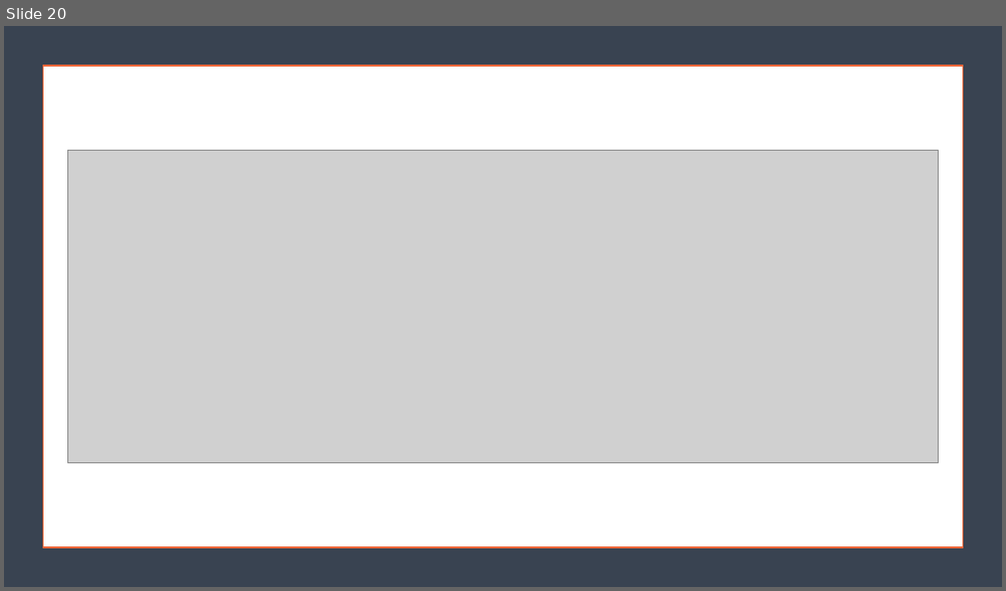
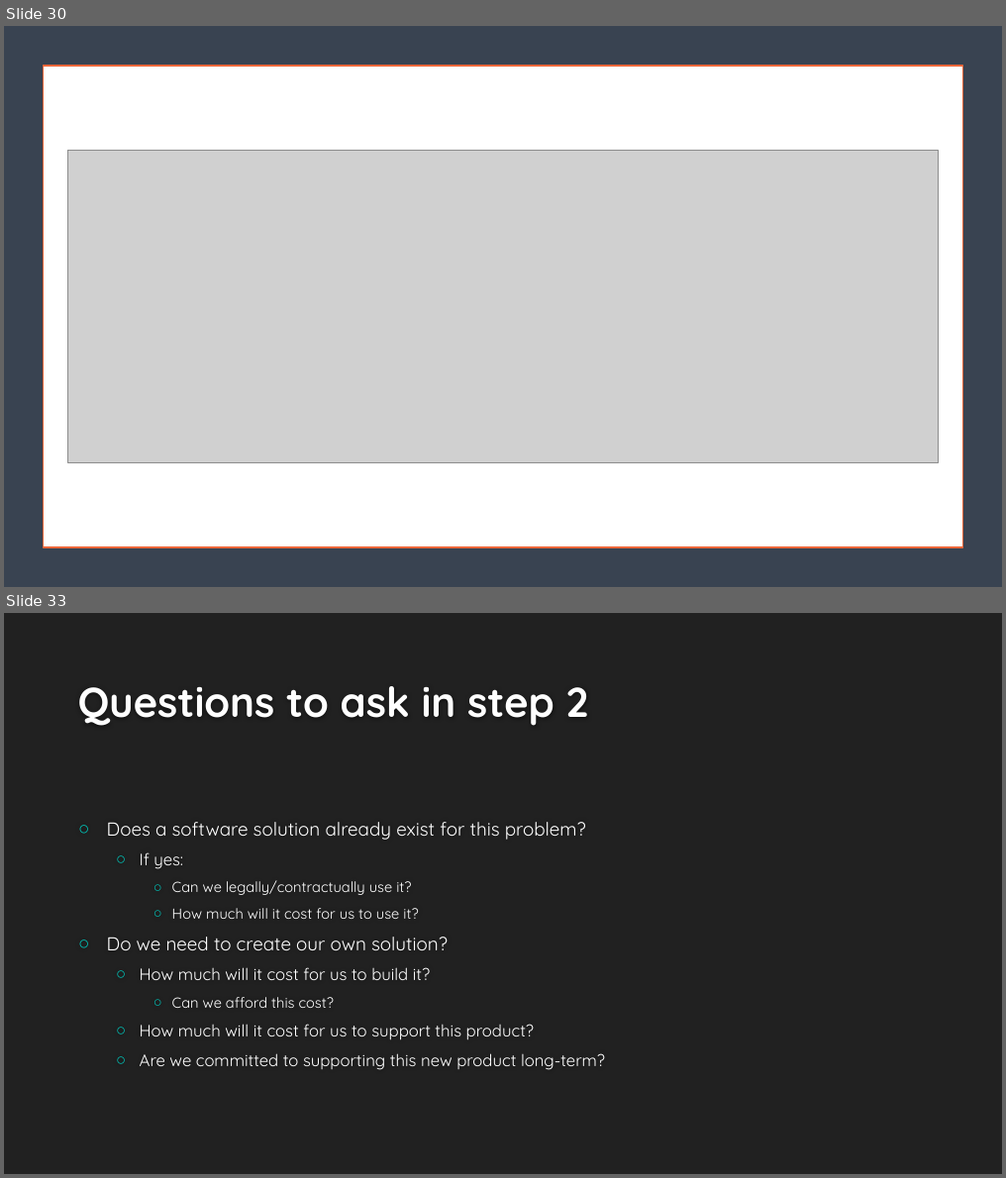
Before and after one commit to hexa-decim8/ISBPM, a slide deck: Class_Materials/Week_3/Day_1/ISBPM w3d1.pptx. Shown one above the other, each under a label of ours: slide 20 before the commit, slides 30 and 33 after it; the slides between them are not shown. The pictures are 1006x591 and 1006x1178 pixels, drawn with LibreOffice and Linux fonts; fonts in the diff are those of the drawing; grey boxes stand for pictures; background and template pictures are left out. Boxes give left, top, right and bottom in pixels: in the first picture for what was removed or moved away, otherwise in the second. Text is boxed around its words. In the diff, an @@ line names an element or a change of style, - is before the commit and + after.

```diff
--- a/Class_Materials/Week_3/Day_1/ISBPM w3d1.pptx
+++ b/Class_Materials/Week_3/Day_1/ISBPM w3d1.pptx
@@ slide 33 added at [4, 613, 1002, 1174], background #212121 @@
@@ title added at [78, 686, 589, 726], 40 pt, text #FEFEFE, bold @@
+Questions to ask in step 2
@@ text added at [107, 822, 605, 1070], 16 pt, text #FFFFFF @@
+○ Does a software solution already exist for this problem?
+  ○ If yes:
+    ○ Can we legally/contractually use it?
+    ○ How much will it cost for us to use it?
+○ Do we need to create our own solution?
+  ○ How much will it cost for us to build it?
+    ○ Can we afford this cost?
+  ○ How much will it cost for us to support this product?
+  ○ Are we committed to supporting this new product long-term?
@@ what was slide 20 is now slide 30 @@
```
Also in this commit, not shown: 4 slides changed, 27 other slides added, 1 slide removed, 5 other files.
